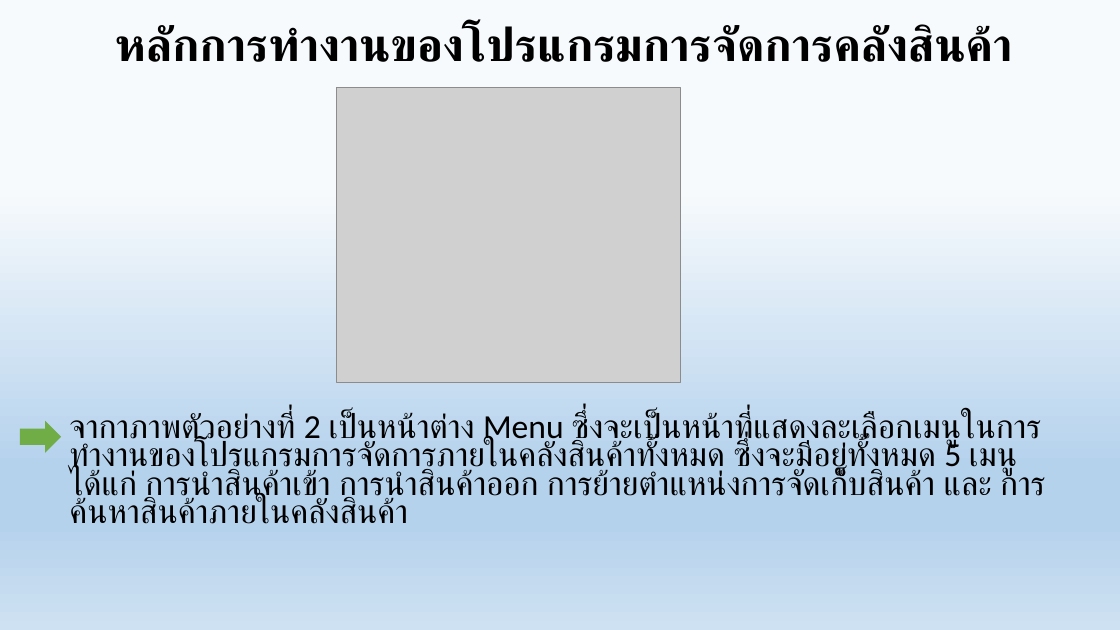
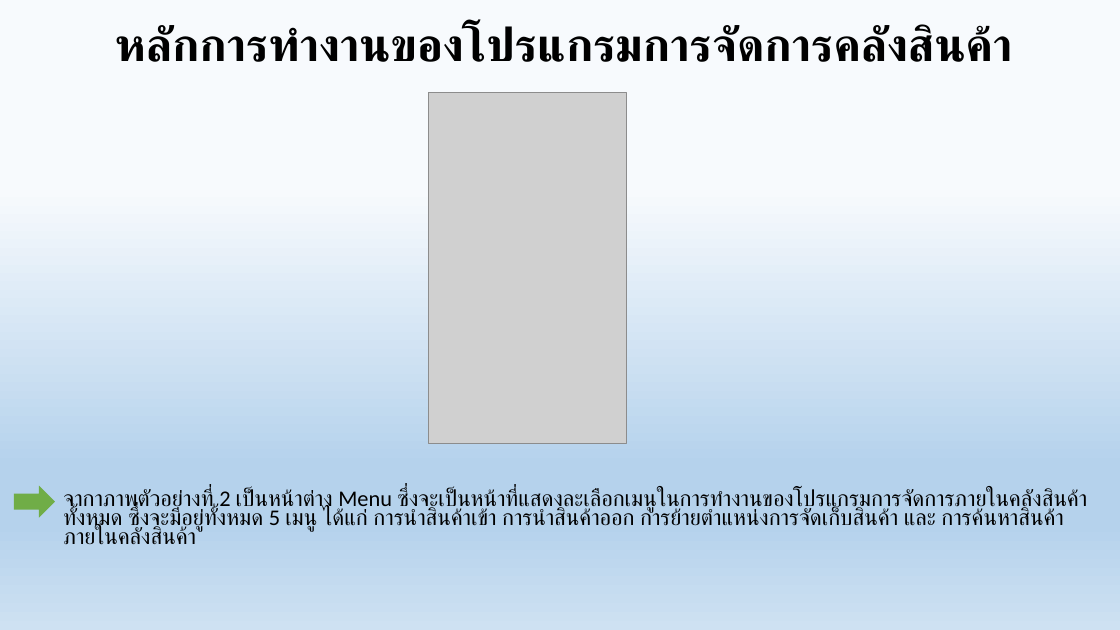
Before and after one commit to north1116/warehouse, a slide deck: slide 10 of doc/พรีเซนระบบคลังสินค้า.pptx. Drawn at 1120x630 pixels with LibreOffice and Linux fonts; fonts in the diff are those of the drawing; grey boxes stand for pictures. Boxes give left, top, right and bottom in pixels: in the first picture for what was removed or moved away, otherwise in the second. Text is boxed around its words. In the diff, an @@ line names an element or a change of style, - is before the commit and + after.

```diff
--- a/doc/พรีเซนระบบคลังสินค้า.pptx
+++ b/doc/พรีเซนระบบคลังสินค้า.pptx
@@ picture: place and size @@
-picture at [337, 87, 681, 383]
+picture at [429, 92, 626, 444]
@@ text "จากาภาพตัวอย่างที่ 2 เป็นหน้าต่าง Menu ซึ่งจะเป็นหน้าที่แสดง ...": place and size @@
-text "จากาภาพตัวอย่างที่ 2 เป็นหน้าต่าง Menu ซึ่งจะเป็นหน้าที่แสดง ..." at [69, 412, 1041, 524]
+text "จากาภาพตัวอย่างที่ 2 เป็นหน้าต่าง Menu ซึ่งจะเป็นหน้าที่แสดง ..." at [63, 489, 1087, 544]
@@ text "จากาภาพตัวอย่างที่ 2 เป็นหน้าต่าง Menu ซึ่งจะเป็นหน้าที่แสดง ..." at [63, 489, 1087, 544]: size 28.8 to 19.2 pt @@
@@ right arrow: place and size @@
-right arrow at [20, 421, 61, 453]
+right arrow at [13, 486, 55, 518]
```
Also in this commit, not shown: 6 other slides changed, 2 slides added, 23 other files.
